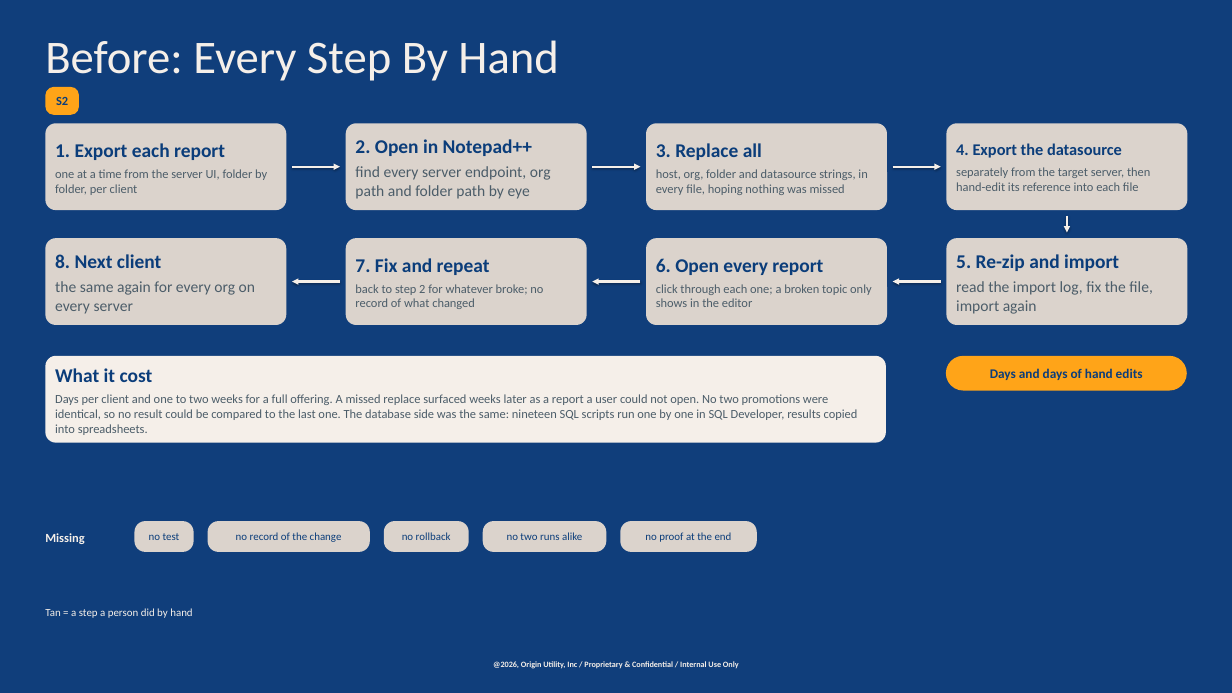
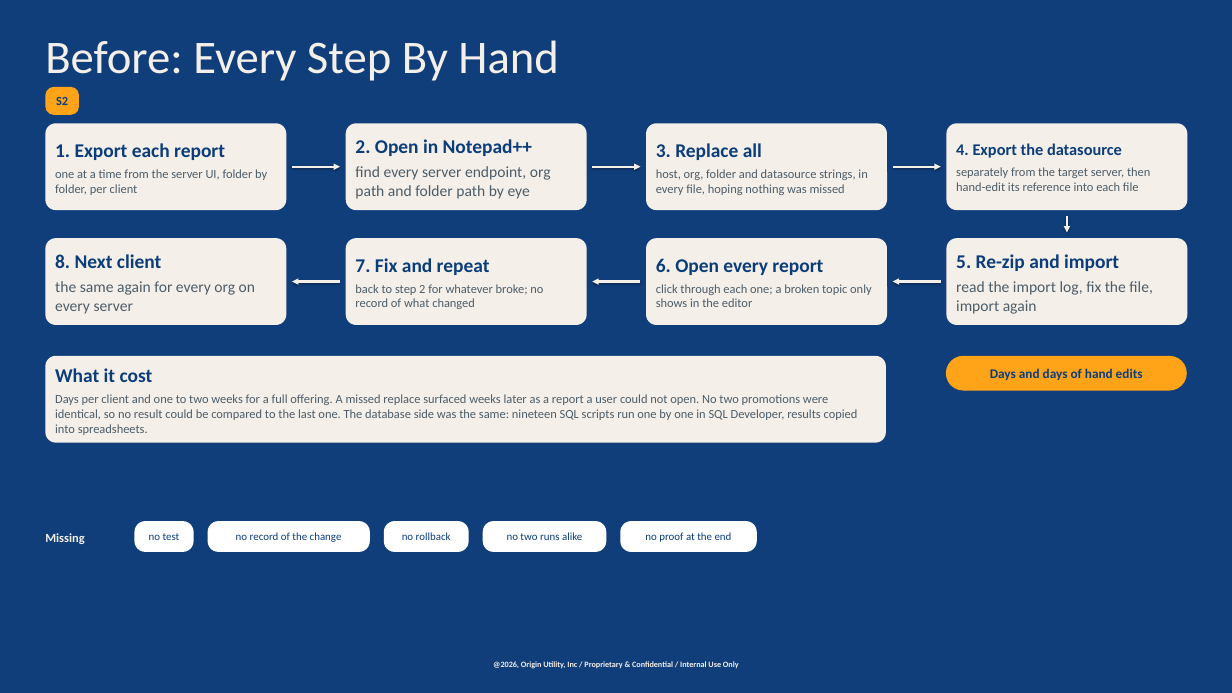
Before and after one commit to chasepowers59/OriginBA, a slide deck: slide 3 of jaspersoft/docs/OriginBA_Automated_Deployment.pptx. Drawn at 1232x693 pixels with LibreOffice and Linux fonts; fonts in the diff are those of the drawing; background and template pictures are left out; a plain dark background stands for a picture behind light text. Boxes give left, top, right and bottom in pixels: in the first picture for what was removed or moved away, otherwise in the second. Text is boxed around its words. In the diff, an @@ line names an element or a change of style, - is before the commit and + after.

```diff
--- a/jaspersoft/docs/OriginBA_Automated_Deployment.pptx
+++ b/jaspersoft/docs/OriginBA_Automated_Deployment.pptx
@@ fill #DBD3CC to #F5EFE9 in 8 elements at box(45, 123, 286, 210), box(346, 123, 587, 210), box(646, 123, 887, 210), box(946, 123, 1187, 210), box(946, 238, 1187, 325), box(646, 238, 887, 325), box(346, 238, 587, 325), box(45, 238, 286, 325) @@
@@ fill #DBD3CC to #FFFFFF in 5 elements at box(134, 521, 193, 552), box(208, 521, 370, 552), box(384, 521, 468, 552), box(483, 521, 607, 552), box(620, 521, 757, 552) @@
@@ text removed at box(45, 608, 192, 618) @@
-Tan = a step a person did by hand
```
Also in this commit, not shown: 12 other slides changed, 3 slides added, 3 other files.
